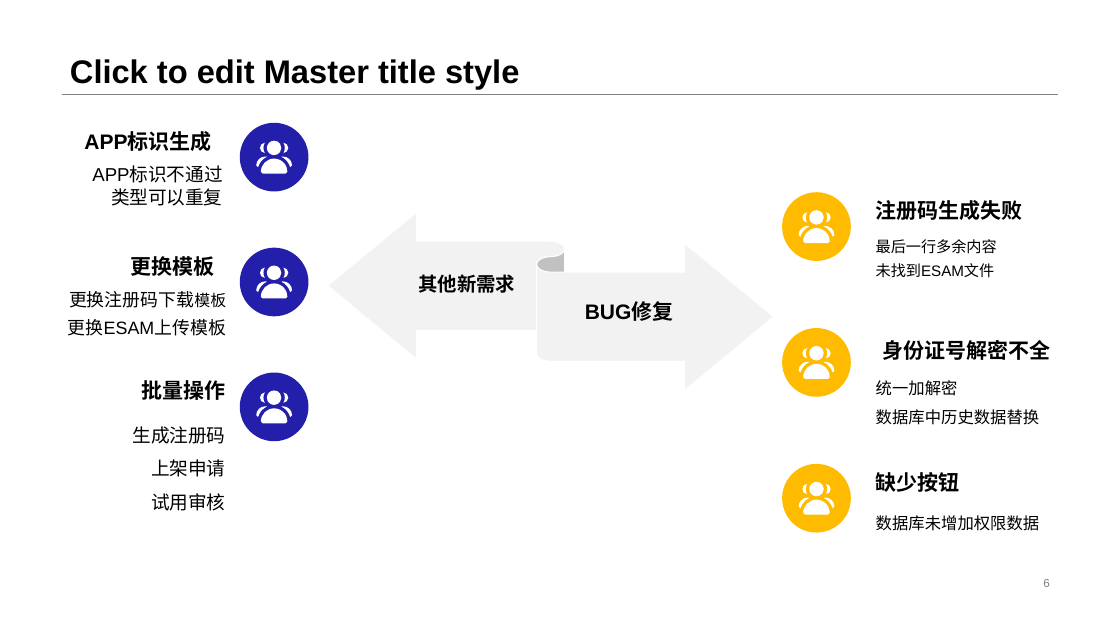
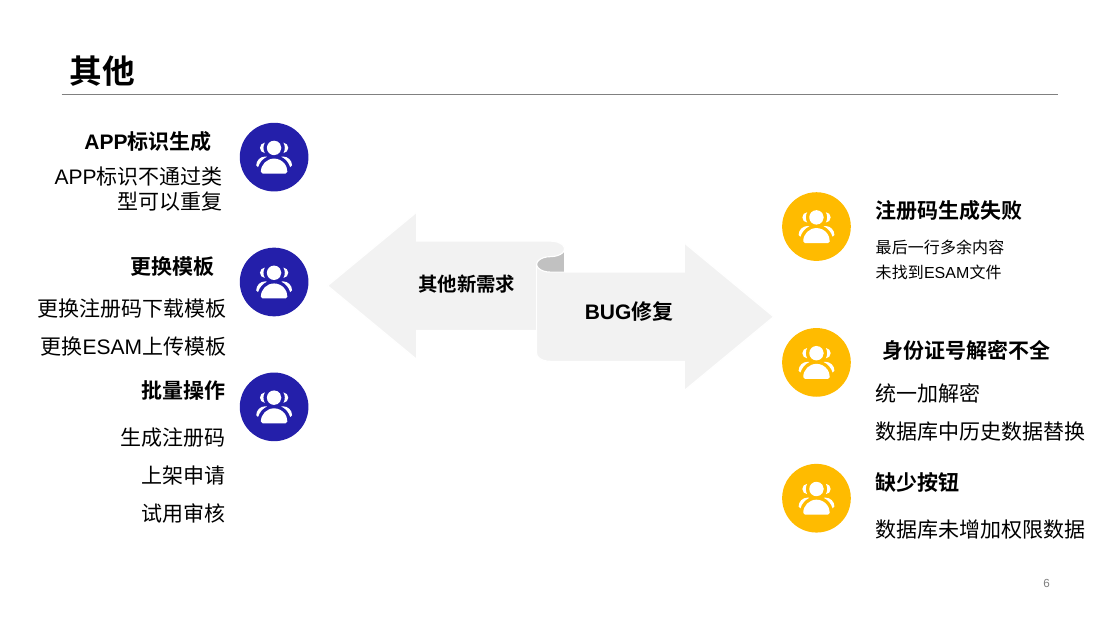
Before and after one commit to czx-dev/note, a slide deck: slide 6 of 陈仲贤述职答辩.pptx. Drawn at 1120x630 pixels with LibreOffice and Linux fonts; fonts in the diff are those of the drawing. Boxes give left, top, right and bottom in pixels: in the first picture for what was removed or moved away, otherwise in the second. Text is boxed around its words. In the diff, an @@ line names an element or a change of style, - is before the commit and + after.

```diff
--- a/陈仲贤述职答辩.pptx
+++ b/陈仲贤述职答辩.pptx
@@ title at box(70, 55, 135, 86): text changed @@
-Click to edit Master title style
+其他
@@ text "APP标识不通过类型可以重复" at box(29, 159, 231, 218): size 16 to 18 pt @@
@@ text "APP标识不通过类型可以重复": place and size @@
-text "APP标识不通过类型可以重复" at box(70, 165, 221, 177)
+text "APP标识不通过类型可以重复" at box(29, 159, 231, 218)
@@ text "最后一行多余内容" at box(876, 239, 1005, 280): size 12.9 to 13.8 pt @@
@@ text "更换注册码下载模板 更换ESAM上传模板": place and size @@
-text "更换注册码下载模板 更换ESAM上传模板" at box(68, 291, 226, 336)
+text "更换注册码下载模板 更换ESAM上传模板" at box(37, 298, 227, 356)
@@ text "更换注册码下载模板 更换ESAM上传模板" at box(37, 298, 227, 356): size 15.3 to 18 pt in "更换注册码下载模板 更换ESAM上传模板"; size 13.6 to 18 pt in "更换注册码下载模板"; line spacing 1.3 to 1.5 @@
@@ text "统一加解密" at box(876, 383, 1086, 441): size 14 to 18 pt @@
@@ text "生成注册码" at box(121, 427, 226, 523): size 16 to 18 pt @@
@@ text "数据库未增加权限数据" at box(876, 519, 1086, 539): size 14 to 18 pt @@
```
Also in this commit, not shown: 1 other slide changed.
